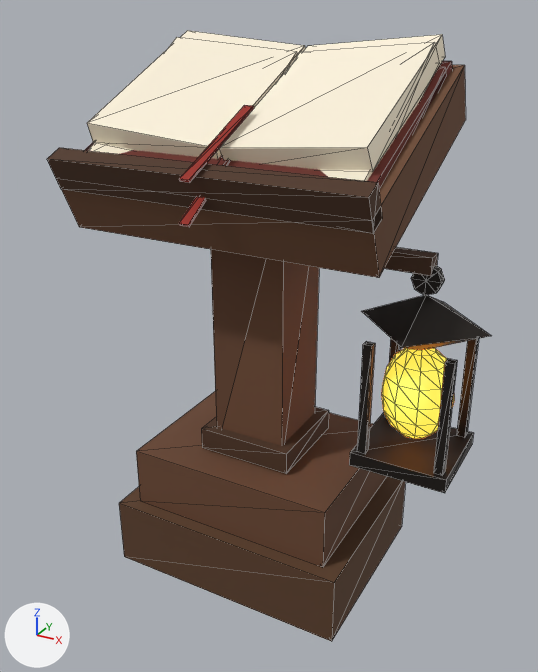
Before and after pictures for a commit that changed the glTF model public/assets/far-reach/baked/book-stand.glb.
The view is the same before and after, from a 50 mm lens placed at (0.741, -1.335, 1.238), pointed at (0.036, -0.053, 0.597). Every picture has the same lights, and +X, +Y and +Z are marked at lower left. The picture after the commit comes second. Mesh edges are drawn as thin lines. Where no turn or scale is listed for an object, it has been applied to the vertices.

Names of what the first picture shows: 'far.book-stand.003', 'far.book-stand.005', 'far.book-stand.007', 'far.book-stand.009', 'far.book-stand.011' and 1 more.
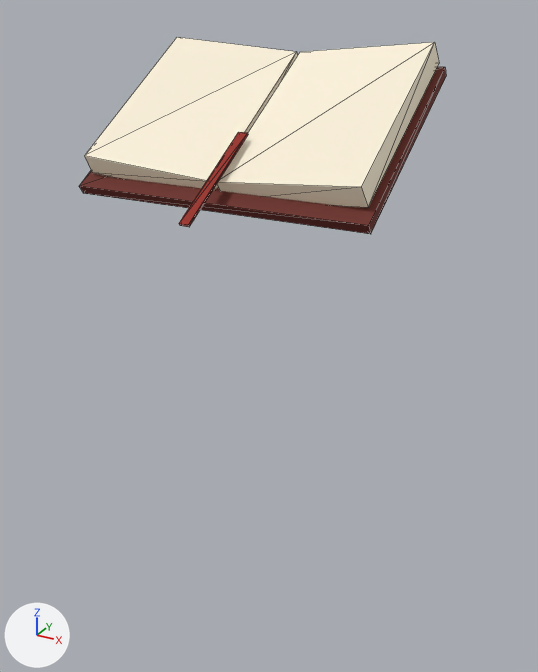
Boxes (x1, y1, x2, y2) around the edits, measured in the pictures (538 x 672 px):
'far.book-stand.005', deleted (brown): before (47, 61, 466, 642)
'far.book-stand.007', deleted: before (87, 30, 445, 171)
'far.book-stand.009', deleted: before (349, 266, 491, 493)
'far.book-stand.011', deleted: before (382, 348, 454, 439)
'far.book-stand.003', unchanged, uncovered by the edit: before (88, 37, 439, 181); after (84, 37, 439, 207)
'far.book-stand.001', unchanged, uncovered by the edit: before (179, 67, 446, 227); after (79, 67, 446, 234)

The change, as a diff of the scene's bpy script:
```diff
--- a/public/assets/far-reach/baked/book-stand.glb.py
+++ b/public/assets/far-reach/baked/book-stand.glb.py
@@ ob_far_book_stand_005 @@
-ob_far_book_stand_005 = bpy.data.objects.new('far.book-stand.005', me_far_book_stand_002)
-ob_far_book_stand_005.location = (0.0, 0.0, 0.0)
@@ ob_far_book_stand_007 @@
-ob_far_book_stand_007 = bpy.data.objects.new('far.book-stand.007', me_far_book_stand_003)
-ob_far_book_stand_007.location = (0.0, 0.0, 0.0)
@@ ob_far_book_stand_009 @@
-ob_far_book_stand_009 = bpy.data.objects.new('far.book-stand.009', me_far_book_stand_004)
-ob_far_book_stand_009.location = (0.36, -0.02, 0.38)
@@ ob_far_book_stand_011 @@
-ob_far_book_stand_011 = bpy.data.objects.new('far.book-stand.011', me_far_book_stand_005)
-ob_far_book_stand_011.location = (0.36, -0.02, 0.38)
```
